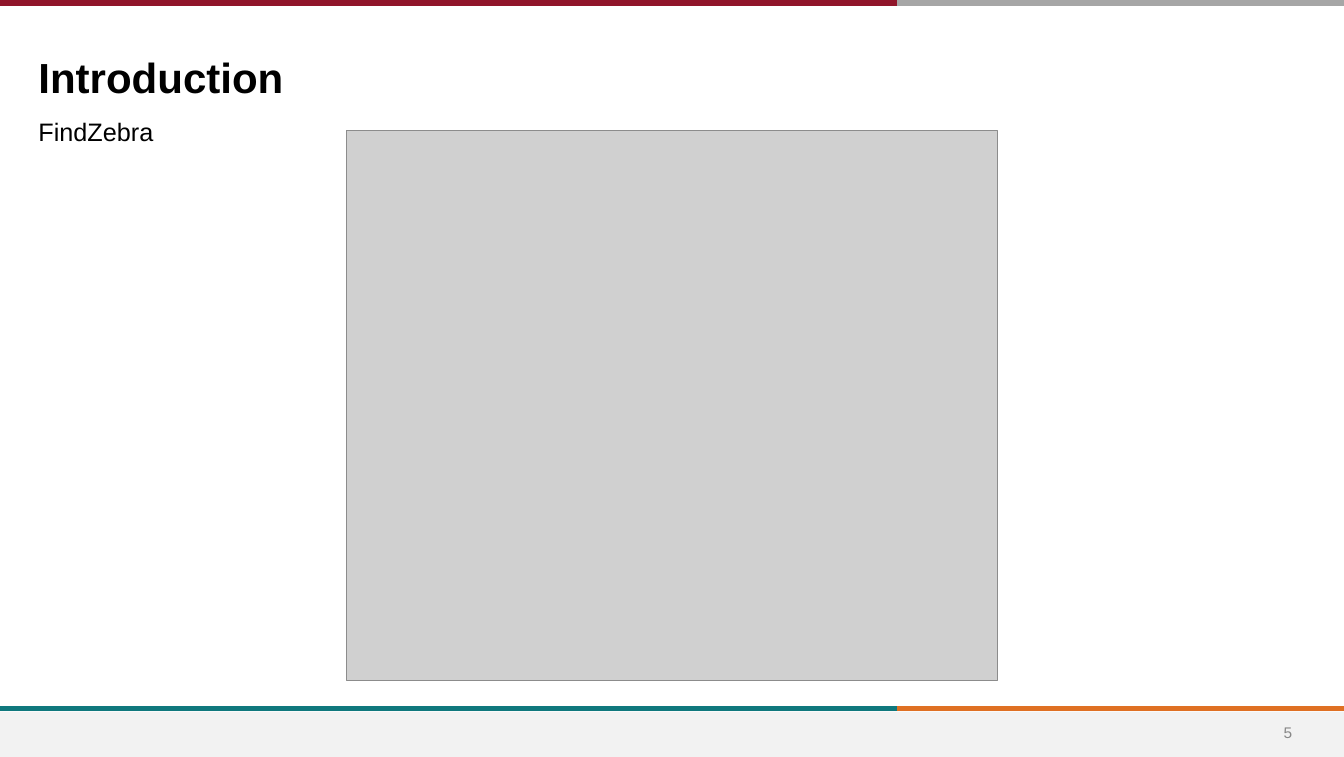
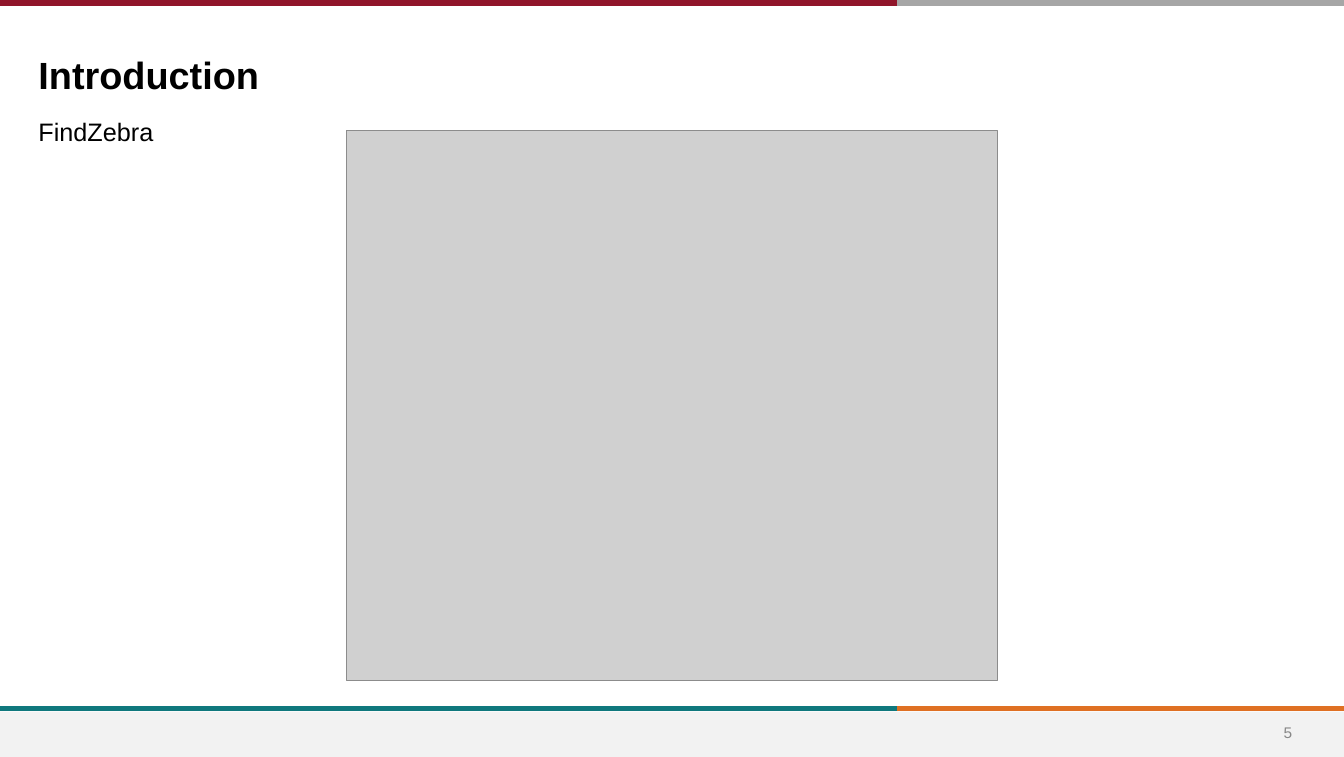
Before and after one commit to devharsh/MediCrawl, a slide deck: slide 5 of docs/MediCrawl_May4_2020.pptx. Drawn at 1344x757 pixels with LibreOffice and Linux fonts; fonts in the diff are those of the drawing; grey boxes stand for pictures; background and template pictures are left out. Boxes give left, top, right and bottom in pixels: in the first picture for what was removed or moved away, otherwise in the second. Text is boxed around its words. In the diff, an @@ line names an element or a change of style, - is before the commit and + after.

```diff
--- a/docs/MediCrawl_May4_2020.pptx
+++ b/docs/MediCrawl_May4_2020.pptx
@@ title "Introduction" at (38, 61, 259, 90): size 30 to 27 pt @@
```
Also in this commit, not shown: 16 other slides changed, 3 other files.
